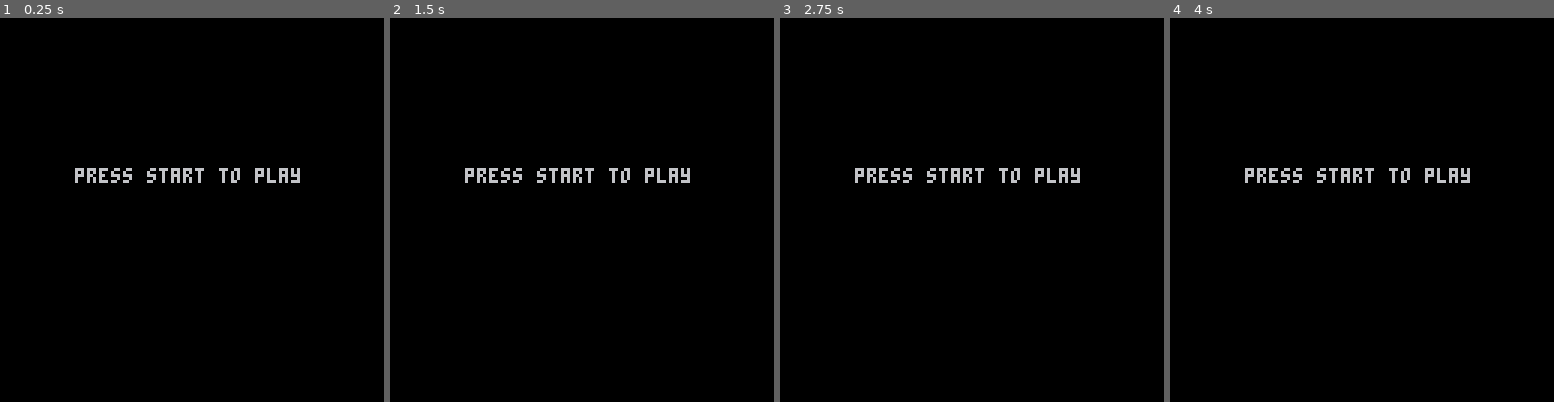
Above: before the commit, frames 1-4 (left to right).
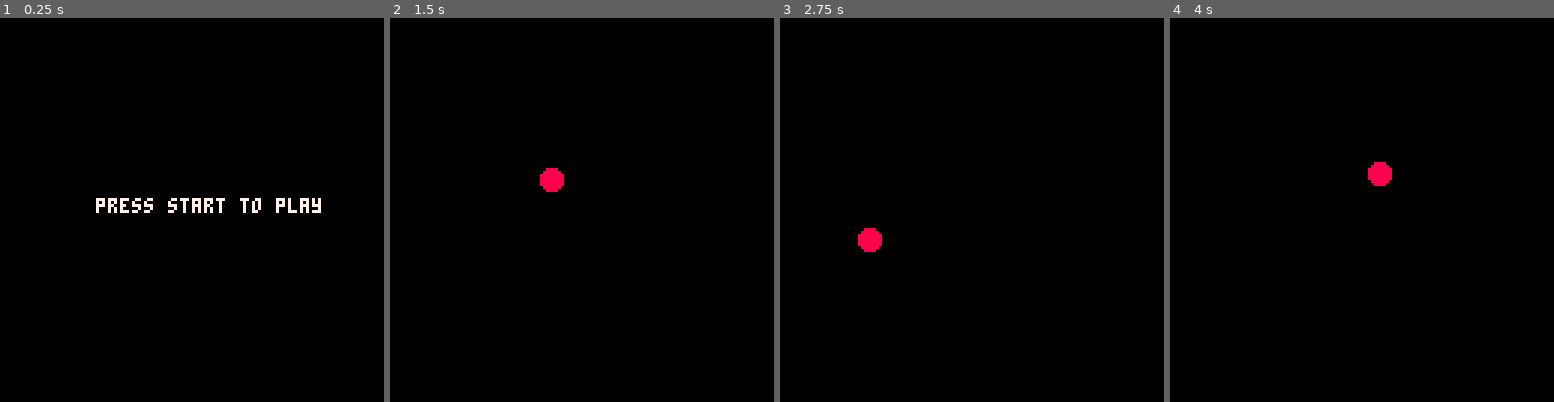
Above: after the commit, the same moments.

Repository: FrederikHR/GDB
Game: PICO-8 cartridge test.p8
Two runs of this game, one before a commit and one after it. Both use one fixed random seed, a clock stepped at 60 frames per second and the inputs below.
Inputs:
- Up to frame 1 (0.25 s): no input
- Up to frame 2 (1.5 s): tap X (X key) at 1.07 s
- Up to frame 3 (2.75 s): hold Left 1.97-2.37 s; tap X (X key) at 2.07, 2.4, 2.73 s; hold Down from 2.42 s (still down)
- Up to frame 4 (4 s): release Down at 2.82 s; hold Right 2.87-3.53 s; tap X (X key) at 3.07, 3.4, 3.73 s; hold Up from 3.58 s (still down)

The runs differ from the first frame. In frame 1, 1.9% of the frame differs, in the area x 19-84%, y 39-51%; in frame 2, 1.2%; in frame 3, 1.2%; in frame 4, 1.2%.

Commit message:
basic spill-logikk laget

Diff:
--- a/test.p8
+++ b/test.p8
@@ -3,34 +3,85 @@
 __lua__
 function _init()
 	--run to start/reset the game
+	start_screen = true
+	game_screen = false
 end
 
 function _draw()
 	cls()
-	draw_start_screen()
+	if start_screen then
+		draw_start_screen()
+	end
+
+	if game_screen then
+		draw_game_screen()
+	end
 end
 
 function _update()
+	if btnp(❎) and start_screen then
+		start_screen = false
+		game_screen = true
+	end
 
+	move_player()
 end
 -->8
 --draw
 
 function draw_start_screen()
- print("press start to play", 25, 50)
+ print("press start to play", 32, 60, 7)
+end
+
+function draw_game_screen()
+	spr(player.sprite, player.x, player.y)
 end
 
 -->8
 --update
+
+function move_player()
+
+	v = player.velocity
+
+	if (btn(⬅️)) then
+		player.x -= v
+	end
+
+	if (btn(⬆️)) then
+			player.y -= v
+
+	end
+
+	if (btn(➡️)) then
+			player.x += v
+
+	end
+
+	if (btn(⬇️)) then
+			player.y += v
+
+	end
+end
+-->8
+-- global variables
+start_screen = true
+game_screen = false
+
+player = {}
+player.sprite = 1
+player.x = 50
+player.y = 50
+player.velocity = 2
 __gfx__
-00000000000000009090990000000000000000000000000000000000000000000000000000000000000000000000000000000000000000000000000000000000
-00000000eeeeeeee9990900000000000000000000000000000000000000000000000000000000000000000000000000000000000000000000000000000000000
+00000000008888009090990000000000000000000000000000000000000000000000000000000000000000000000000000000000000000000000000000000000
+00000000088888809990900000000000000000000000000000000000000000000000000000000000000000000000000000000000000000000000000000000000
 00700700888888889090990000000000000000000000000000000000000000000000000000000000000000000000000000000000000000000000000000000000
-00077000666666660000900000000000000000000000000000000000000000000000000000000000000000000000000000000000000000000000000000000000
-00077000666666660000990000000000000000000000000000000000000000000000000000000000000000000000000000000000000000000000000000000000
-00700700666666669009009900000000000000000000000000000000000000000000000000000000000000000000000000000000000000000000000000000000
-00000000666666669009009000000000000000000000000000000000000000000000000000000000000000000000000000000000000000000000000000000000
-00000000000000009909909900000000000000000000000000000000000000000000000000000000000000000000000000000000000000000000000000000000
+00077000888888880000900000000000000000000000000000000000000000000000000000000000000000000000000000000000000000000000000000000000
+00077000888888880000990000000000000000000000000000000000000000000000000000000000000000000000000000000000000000000000000000000000
+00700700888888889009009900000000000000000000000000000000000000000000000000000000000000000000000000000000000000000000000000000000
+00000000088888809009009000000000000000000000000000000000000000000000000000000000000000000000000000000000000000000000000000000000
+00000000008888009909909900000000000000000000000000000000000000000000000000000000000000000000000000000000000000000000000000000000
 
 
 
